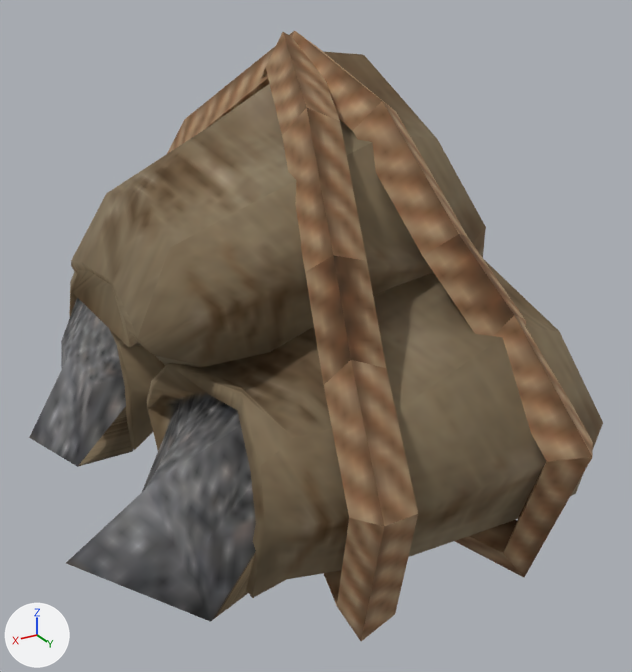
Two versions of the FBX model EasyPacking/media/models_X/WorldItems/stack_of_gravel_bags.fbx, one commit apart.
Camera for both pictures: a camera (50 mm lens) standing at (0.00453, 0.00853, 0.00538) and looking at (-0.0002, 0.00066, 0.00144). Arrows for +X, +Y and +Z are at lower left; the lights stay in place. Where no turn or scale is listed for an object, it has been applied to the vertices.

In view in the first picture: 'GravelBagStack'.
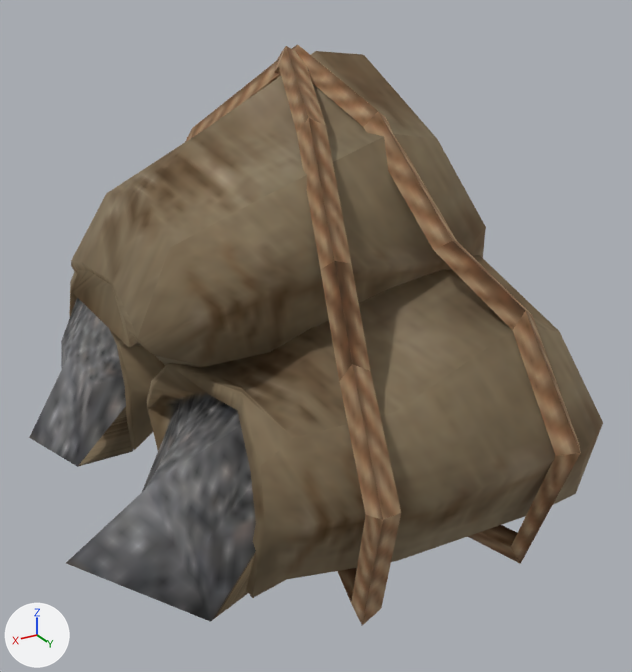
Changed parts and their boxes [x1, y1, x2, y2] in the pictures (632 x 672 px):
'GravelBagStack', reshaped: before [29, 31, 603, 641]; after [29, 44, 603, 625]
part 1 of me_mesh_033, built on: before [167, 31, 593, 641]; after [185, 44, 581, 625]

The change in detail:
me_mesh_033 is used by ob_gravelbagstack; location (0.0, 0.0, 0.0).
me_mesh_033 had 270 vertices, 440 faces and spanned x -0.00243..0.00302, y -0.00384..0.0039, z -0.00047..0.0047.
me_mesh_033 now has 270 vertices, 441 faces and spans x -0.00243..0.00302, y -0.00358..0.00376, z -0.00035..0.00456.
Part 1, on me_mesh_033:
72 vertices move from x -0.00155..0.00114, y -0.00384..0.0039, z -0.00047..0.0047 to x -0.00137..0.001, y -0.00358..0.00376, z -0.00035..0.00456.
1 new face joins them.
